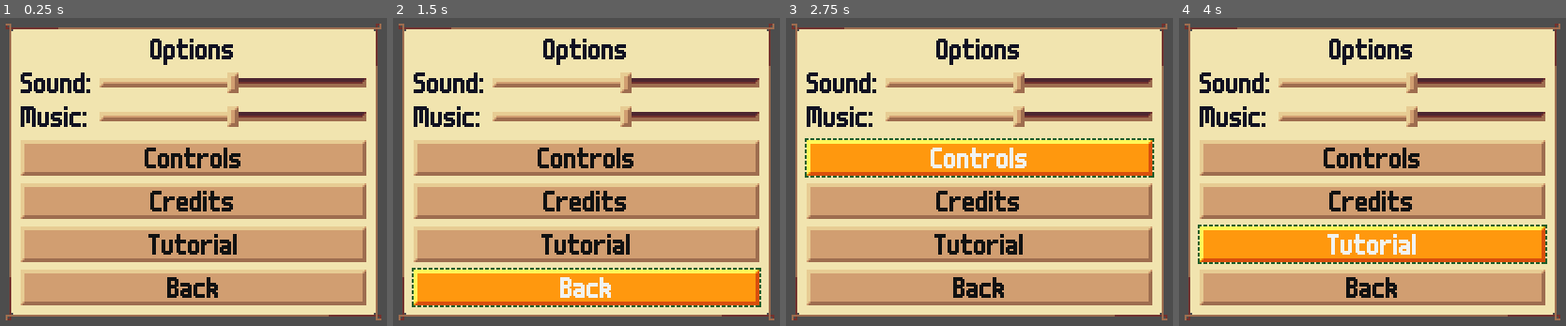
Above: before the commit, frames 1-4 (left to right).
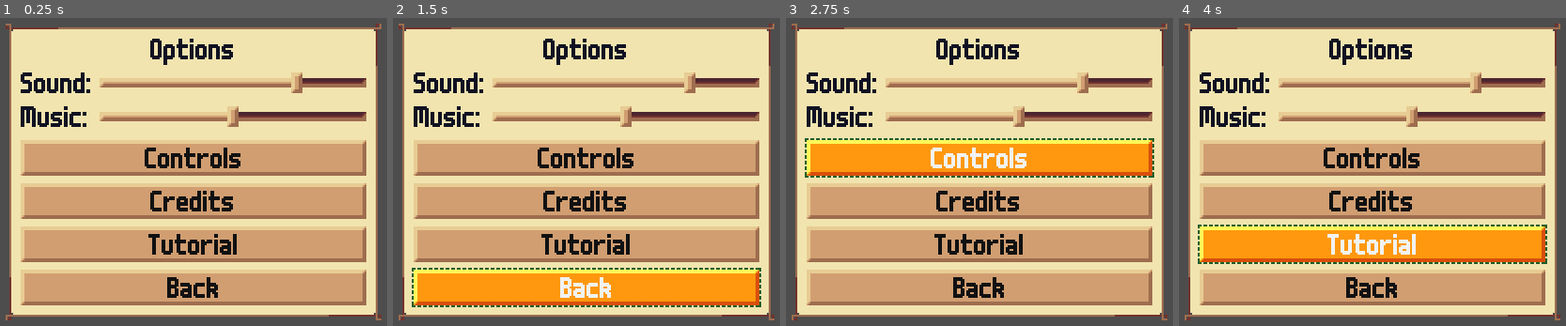
Above: after the commit, the same moments.

Repository: krobbi/afrogalypse
Game: Godot game, scene res://gui/cards/options_gui_card.tscn
Same seed, same stepped clock (60 frames per second), same inputs: the game is played once before the commit and once after it. This scene is started directly instead of the project's main scene.
Inputs:
- Up to frame 1 (0.25 s): no input
- Up to frame 2 (1.5 s): tap Enter at 0.5 s; hold D (steer_right) 0.53-1.25 s; tap Space (boost) at 0.6 s; click "Back" at 1.25 s
- Up to frame 3 (2.75 s): click "Controls" at 2 s
- Up to frame 4 (4 s): click "Credits" at 2.75 s; click "Tutorial" at 3.5 s

The runs differ from the first frame. In frame 1, 0.6% of the frame differs, in the area x 58-79%, y 17-25%; in frame 2, 0.6%; in frame 3, 0.6%; in frame 4, 0.6%.

Commit message:
Volume options UX

Diff:
--- a/autoloads/global/global.gd
+++ b/autoloads/global/global.gd
@@ -23,13 +23,13 @@
 var rng: RandomNumberGenerator = RandomNumberGenerator.new()
 var high_score: int = 0
 var is_main_card: bool = true
-var sound_volume: float = 50.0
+var sound_volume: float = 75.0
 var music_volume: float = 50.0
 var is_boosting: bool = false
 var no_hit_time: float = 0.0
 
 func _ready() -> void:
-	set_sound_volume(50.0)
+	set_sound_volume(75.0)
 	set_music_volume(50.0)
 	load_data()
 
--- a/gui/cards/options_gui_card.gd
+++ b/gui/cards/options_gui_card.gd
@@ -2,6 +2,7 @@
 
 @onready var sound_slider: HSlider = $VBoxContainer/GridContainer/SoundSlider
 @onready var music_slider: HSlider = $VBoxContainer/GridContainer/MusicSlider
+@onready var pip_player: AudioStreamPlayer = $PipPlayer
 
 var has_changed_options: bool = false
 
@@ -23,6 +24,7 @@
 
 func _on_sound_slider_value_changed(value: float) -> void:
 	Global.set_sound_volume(value)
+	pip_player.play()
 	has_changed_options = true
 
 
--- a/gui/cards/options_gui_card.tscn
+++ b/gui/cards/options_gui_card.tscn
@@ -1,7 +1,8 @@
-[gd_scene load_steps=3 format=3 uid="uid://dnjoq3cue8j2c"]
+[gd_scene load_steps=4 format=3 uid="uid://dnjoq3cue8j2c"]
 
 [ext_resource type="PackedScene" uid="uid://deche81a76i5" path="res://gui/gui_card.tscn" id="1_kqotr"]
 [ext_resource type="Script" path="res://gui/cards/options_gui_card.gd" id="2_xv3dp"]
+[ext_resource type="AudioStream" uid="uid://ck8yg1glcuwmk" path="res://resources/audio/volume_pip.ogg" id="3_xcue6"]
 
 [node name="OptionsGUICard" instance=ExtResource("1_kqotr")]
 script = ExtResource("2_xv3dp")
@@ -22,13 +23,13 @@
 [node name="SoundSlider" type="HSlider" parent="VBoxContainer/GridContainer" index="1" groups=["focus"]]
 layout_mode = 2
 step = 5.0
-value = 50.0
+value = 75.0
 
 [node name="MusicLabel" type="Label" parent="VBoxContainer/GridContainer" index="2"]
 layout_mode = 2
 text = "Music:"
 
-[node name="MusicSlider" type="HSlider" parent="VBoxContainer/GridContainer" index="3" groups=["focus"]]
+[node name="MusicSlider" type="HSlider" parent="VBoxContainer/GridContainer" index="3"]
 layout_mode = 2
 size_flags_horizontal = 3
 step = 5.0
@@ -50,6 +51,10 @@
 layout_mode = 2
 text = "Back"
 
+[node name="PipPlayer" type="AudioStreamPlayer" parent="." index="1"]
+stream = ExtResource("3_xcue6")
+bus = &"Sound"
+
 [connection signal="pressed" from="VBoxContainer/ControlsButton" to="." method="change_card" binds= ["controls"]]
 [connection signal="pressed" from="VBoxContainer/CreditsButton" to="." method="change_card" binds= ["credits"]]
 [connection signal="pressed" from="VBoxContainer/Story" to="." method="change_card" binds= ["story"]]
Not shown, added: resources/audio/volume_pip.ogg.import
Not shown, added: resources/audio/volume_pip.ogg
